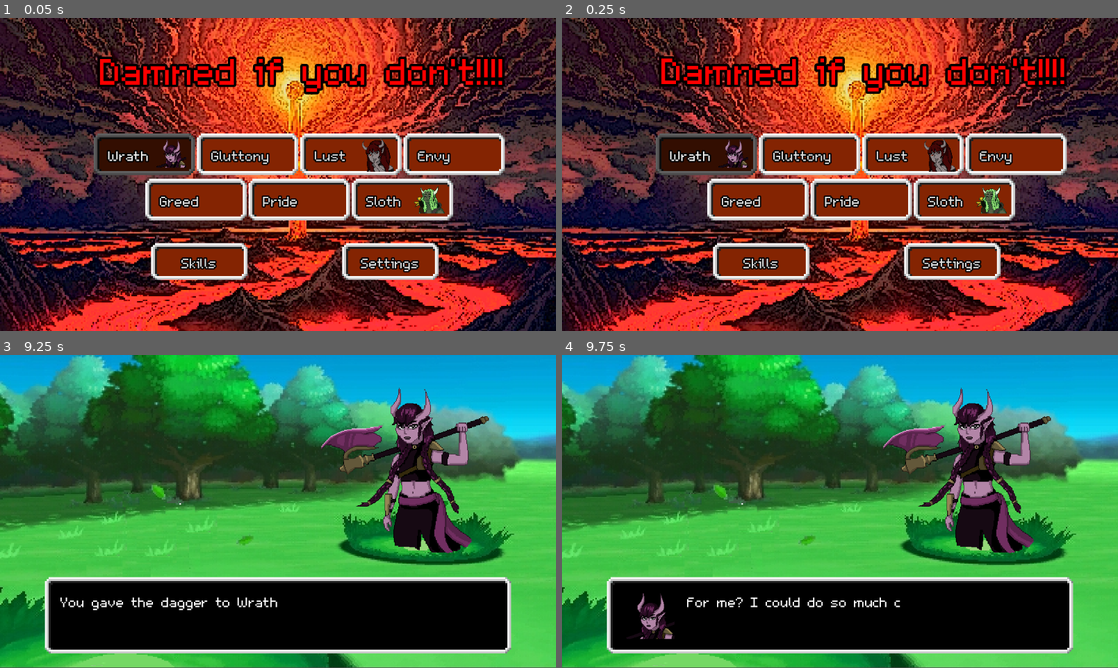
Above: before the commit, frames 1-4 (two rows, left to right).
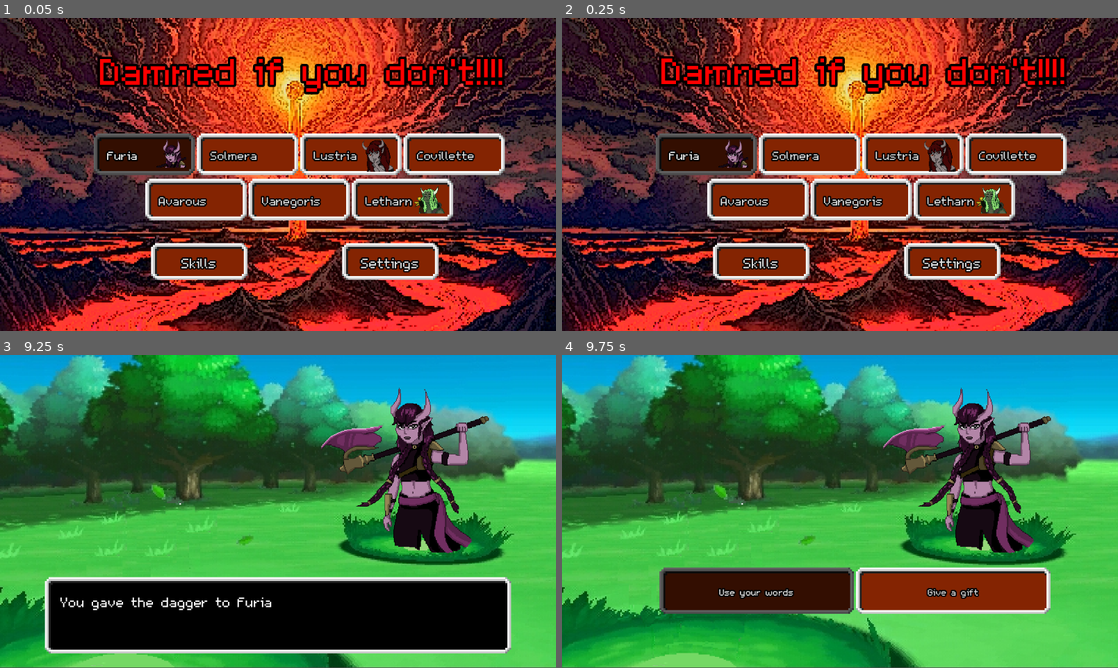
Above: after the commit, the same moments.

Repository: AyaPK/jingle-jam-2025
Game: Godot game, scene res://scenes/main_menu.tscn
Same seed, same stepped clock (60 frames per second), same inputs: the game is played once before the commit and once after it.
Inputs (mouse positions are in pixels of both pictures, inside the frame that each line leads up to):
- Up to frame 1 (0.05 s): no input
- Up to frame 2 (0.25 s): no input
- Up to frame 3 (9.25 s): click "Wrath" (after the commit: "Furia") at 0.5 s; tap Enter (ui_accept) at 1.25, 1.52, 3.02, 5.75, 6.02, 7.52 s; move the mouse to (400, 495) at 1.27 s; tap T (test) at 1.35, 2.85, 5.1, 5.85, 7.35 s; click "Your ego crumbles" at 2 s; move the mouse to (166, 527) at 2.77 s; click "Use your words" at 3.5 s; click "I see your fear" at 4.25 s; move the mouse to (333, 442) at 5.02 s; move the mouse to (250, 574) at 5.77 s; click "Weak intimidation" at 6.5 s; move the mouse to (444, 558) at 7.27 s; click "Give a gift" at 8 s; click "Dagger" at 8.75 s
- Up to frame 4 (9.75 s): tap Enter (ui_accept) at 9.5 s; move the mouse to (673, 464) at 9.52 s; tap T (test) at 9.6 s

The runs differ from the first frame. In frame 1, 1.8% of the frame differs, in the area x 19-86%, y 42-62%; in frame 2, 1.8%; in frame 3, 0.1%; in frame 4, 22%, in the area x 8-92%, y 67-96%.
Error after the commit: Invalid access to property or key 'Furia' on a base object of type 'Dictionary'. (res://00_autoloads/00_game_state_manager.gd:42)

Commit message:
custom demon names

Diff:
--- a/resources/demons/envy.tres
+++ b/resources/demons/envy.tres
@@ -5,7 +5,7 @@
 
 [resource]
 script = ExtResource("1_hqoho")
-demon_name = "Envy"
+demon_name = "Covillette"
 hp = null
 seduction_target = null
 entry_text = "Oh you think you're hot shit"
--- a/resources/demons/gluttony.tres
+++ b/resources/demons/gluttony.tres
@@ -4,7 +4,7 @@
 
 [resource]
 script = ExtResource("1_umu0c")
-demon_name = "Gluttony"
+demon_name = "Solmera"
 hp = 100
 seduction_target = 100
 entry_text = "This isn't my ship"
--- a/resources/demons/greed.tres
+++ b/resources/demons/greed.tres
@@ -4,7 +4,7 @@
 
 [resource]
 script = ExtResource("1_dqre4")
-demon_name = "Greed"
+demon_name = "Avarous"
 entry_text = "Gimme yah money"
 beaten_text = "Fine I give up you can have one of my possesions :("
 seduced_text = "Give it to me"
--- a/resources/demons/lust.tres
+++ b/resources/demons/lust.tres
@@ -8,7 +8,7 @@
 script = ExtResource("1_342qf")
 full_image = ExtResource("1_xuqwj")
 headshot = ExtResource("2_dvtwb")
-demon_name = "Lust"
+demon_name = "Lustria"
 hp = 100
 seduction_target = 100
 entry_text = "Huh... kinda cute"
--- a/resources/demons/pride.tres
+++ b/resources/demons/pride.tres
@@ -4,7 +4,7 @@
 
 [resource]
 script = ExtResource("1_do7o1")
-demon_name = "Pride"
+demon_name = "Vanegoris"
 entry_text = "Tell me I'm the greatest"
 beaten_text = "My body is injured, my pride remains intact"
 seduced_text = "Fine, you've earnt it... you can be on top"
--- a/resources/demons/sloth.tres
+++ b/resources/demons/sloth.tres
@@ -8,7 +8,7 @@
 script = ExtResource("1_wa7or")
 full_image = ExtResource("1_210sc")
 headshot = ExtResource("2_a5a3f")
-demon_name = "Sloth"
+demon_name = "Letharn"
 entry_text = "I woke up for this... you'd better be worth"
 beaten_text = "Back to bed :)"
 seduced_text = "CNC means I can nap during :)	"
--- a/resources/demons/wrath.tres
+++ b/resources/demons/wrath.tres
@@ -8,7 +8,7 @@
 script = ExtResource("1_jqpd5")
 full_image = ExtResource("1_owop7")
 headshot = ExtResource("1_a37yd")
-demon_name = "Wrath"
+demon_name = "Furia"
 entry_text = "Let's dance"
 beaten_text = "You'll pay for this"
 seduced_text = "Choke me daddy"
--- a/scenes/main_menu.tscn
+++ b/scenes/main_menu.tscn
@@ -32,33 +32,40 @@
 
 [node name="WrathButton" parent="CanvasLayer/HFlowContainer" instance=ExtResource("2_ekxnf")]
 layout_mode = 2
+theme_override_font_sizes/font_size = 39
 demon = ExtResource("4_rtw2f")
 
 [node name="GluttonyButton" parent="CanvasLayer/HFlowContainer" instance=ExtResource("2_ekxnf")]
 layout_mode = 2
+theme_override_font_sizes/font_size = 39
 demon = ExtResource("5_oa1go")
 
 [node name="LustButton" parent="CanvasLayer/HFlowContainer" instance=ExtResource("2_ekxnf")]
 layout_mode = 2
+theme_override_font_sizes/font_size = 39
 demon = ExtResource("6_tbmy8")
 
 [node name="EnvyButton" parent="CanvasLayer/HFlowContainer" instance=ExtResource("2_ekxnf")]
 layout_mode = 2
+theme_override_font_sizes/font_size = 39
 demon = ExtResource("7_flqon")
 
 [node name="GreedButton" parent="CanvasLayer/HFlowContainer" instance=ExtResource("2_ekxnf")]
 layout_mode = 2
 focus_neighbor_bottom = NodePath("../../HBoxContainer/Button")
+theme_override_font_sizes/font_size = 39
 demon = ExtResource("8_rcqid")
 
 [node name="PrideButton" parent="CanvasLayer/HFlowContainer" instance=ExtResource("2_ekxnf")]
 layout_mode = 2
 focus_neighbor_bottom = NodePath("../../HBoxContainer/PartnersButton")
+theme_override_font_sizes/font_size = 39
 demon = ExtResource("9_1ajci")
 
 [node name="SlothButton" parent="CanvasLayer/HFlowContainer" instance=ExtResource("2_ekxnf")]
 layout_mode = 2
 focus_neighbor_bottom = NodePath("../../HBoxContainer/Button3")
+theme_override_font_sizes/font_size = 39
 demon = ExtResource("10_7b55j")
 
 [node name="HBoxContainer" type="HBoxContainer" parent="CanvasLayer"]
